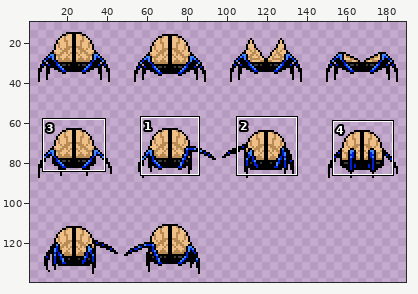
One commit to this sprite sheet: Enemies/Sprite/Creepy_spider_eye-Sheet.png. The first picture is a wide view before the edit; the outline marks the close-up.
Close-up. Old version:
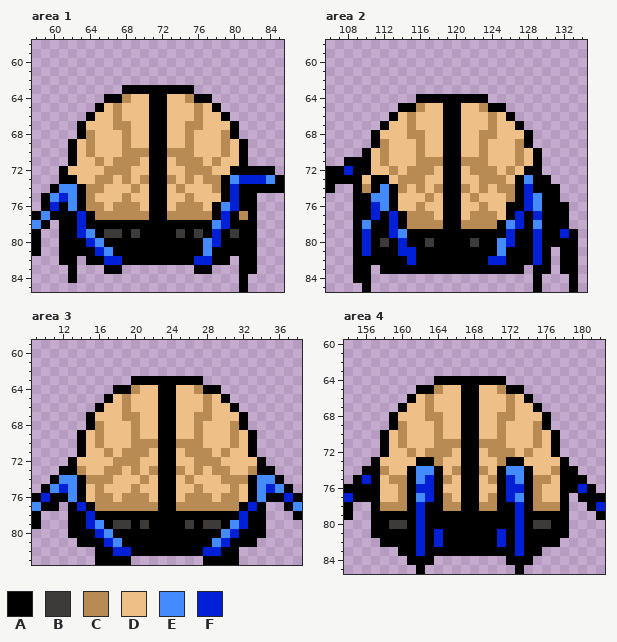
The file is 192x144 pixels. Shown: area 1: x 58..85, y 58..85; area 2: x 106..134, y 58..85; area 3: x 9..38, y 59..83; area 4: x 154..182, y 60..85. The wide view leaves out empty margins. The commit also changed other parts of the picture, which this record leaves out.
Palette (. is transparent): A #000000  B #3d3a3a  C #b88b55  D #eec087  E #438bff  F #0020d8
Pixels before, area 1, first column x 58:
63 ..........AAAAAAAA..........
64 ........AACDDAADDCAA........
65 .......ADCDDDAADDDCDA.......
66 ......ADDCDDDAADDDCDDA......
67 .....ADDDCCDDAADDCCDDDA.....
68 .....ACDDDCDDAADDCDDDCA.....
69 ....ADCDDDCDDAADDCDDDCDA....
70 ....ADCDDDCCCAACCCDDDCDA....
71 ....ADDCDCCCDAADCCCDCDDA....
72 ...ADDDDCCCDDAADDCCCDDAAAAA.
73 ...AADDCCDCDCAACDCDCCAEFFFEA
74 ..AEEACCDDDCDAADCDDDCAFAAAAA
75 .AEFEACDDDCDDAADDCDDDAFAA...
76 .AFAEACCDCCCDAADCCCDAEFAA...
77 AEAAAFACCCCCCAACCCCCAFACA...
78 EA.AAFAAAAAAAAAAAAAAEFAAA...
79 A..AAFEABBABAAAABABAFABAA...
80 A..AAAFEAAAAAAAAAAAEFAAAA...
81 A..AAAAFEAAAAAAAAAAEAAAAA...
82 ...AA.AAFFAAAAAAAAFFAA.AA...
83 ....A...AA........AA...AA...
84 ....A..................A....
85 .......................A....
Pixels before, area 2, first column x 106:
64 ..........AAAAAAAA..........
65 ........AACDDAADDCAA........
66 .......ADCDDDAADDDCDA.......
67 ......ADDCDDDAADDDCDDA......
68 .....ADDDCCDDAADDCCDDDA.....
69 .....ACDDDCDDAADDCDDDCA.....
70 ....ADCDDDCDDAADDCDDDCDA....
71 ..AAADCDDDCCCAACCCDDDCDA....
72 AAFAADDCDCCCDAADCCCDCDAA....
73 AAAADAADCCCDDAADDCCCDAEAA...
74 A..ACAEACDCDCAACDCDCCAFAAA..
75 ...AAEEADDDCDAADCDDDCAFEAA..
76 ...AAFEADDCDDAADDCDDAAFEAAA.
77 ...AAFAFACCCDAADCCCDAFAFAAA.
78 ...AEAAFACCCCAACCCCAEFAEAAA.
79 ...AFAAFEAAAAAAAAAAAFAAFAAFA
80 ...AFABAFAABAAAABAAEFAAFAAAA
81 ...AFAAAFFAAAAAAAAAEAAAFA.AA
82 ...AAAAAAFAAAAAAAAFFAAAFA.AA
83 ...AA.AAAAAAAAAAAAAAAA.AA.AA
84 ...AA..................A...A
85 ....A..................A...A
Pixels before, area 3, first column x 9:
63 ...........AAAAAAAA...........
64 .........AACDDAADDCAA.........
65 ........ADCDDDAADDDCDA........
66 .......ADDCDDDAADDDCDDA.......
67 ......ADDDCCDDAADDCCDDDA......
68 ......ACDDDCDDAADDCDDDCA......
69 .....ADCDDDCDDAADDCDDDCDA.....
70 .....ADCDDDCCCAACCCDDDCDA.....
71 .....ADDCDCCCDAADCCCDCDDA.....
72 ....ADDDDCCCDDAADDCCCDDDDA....
73 ...AACDDCCDCDCAACDCDCCDDCAA...
74 ..AEEACCCDDDCDAADCDDDCCCAEEA..
75 .AEFEADCDDDCDDAADDCDDDCDAEFEA.
76 AFAAEADCCDCCCDAADCCCDCCDAEAAFA
77 EAA.AFACCCCCCCAACCCCCCCAFA..AE
78 A...AAFAAAAAAAAAAAAAAAAFAA...A
79 A...AAFEABBABAAAABABBAEFAA....
80 ....AAAFEAAAAAAAAAAAAEFAAA....
81 .....AAAFEAAAAAAAAAAEFAAA.....
82 .......AAFFAAAAAAAAFFAA.......
83 .......AAAA........AAAA.......
Pixels before, area 4, first column x 154:
64 ..........AAAAAAAA...........
65 ........AACDDAADDCAA.........
66 .......ADCDDDAADDDCDA........
67 ......ADDCDDDAADDDCDDA.......
68 .....ADDDCCDDAADDCCDDDA......
69 .....ACDDDCDDAADDCDDDCA......
70 ....ADCDDDCDDAADDCDDDCDA.....
71 ....ADCDDDCCCAACCCDDDCDA.....
72 ....ADDCDCCCDAADCCCDCDDA.....
73 ...ADDDDAACDDAADDCAADDDDA....
74 ..AACDDAEEADCAACDAEEADDCAA...
75 .AFADCCAEFACDAADCAFEACCDAAA..
76 AAAADDCAFFADDAADDAFFACDDAAFA.
77 FAAADDCAEFACDAADCAFEACDDA.AAA
78 A..ACCCAFAACCAACCAAFACCCA..AF
79 A..AAAAAFAAAAAAAAAAFAAAAA...A
80 ...AABBAFAAAAAAAAAAFABBAA....
81 ...AAAAAFAFAAAAAAFAFAAAAA....
82 ....AAAAFAFAAAAAAFAFAAAA.....
83 ......AAFAAAAAAAAAAFAA.......
84 .......AAA........AAA........
85 ........A..........A.........
After:
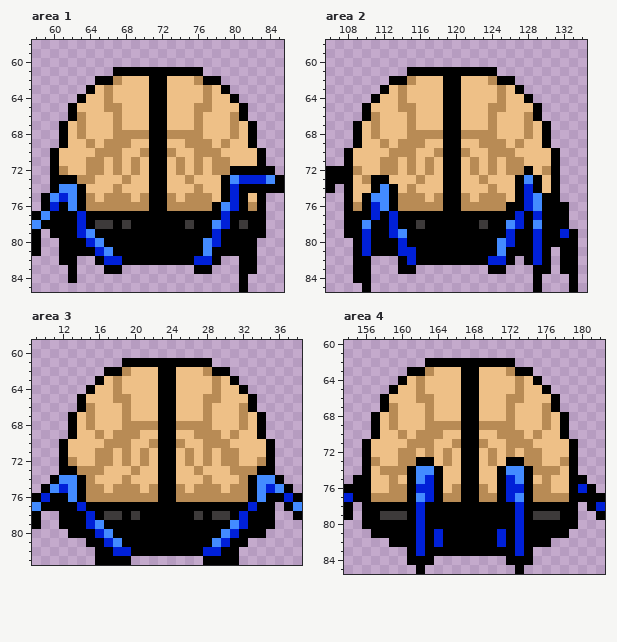
Edits made:
Changed rows in their new state; - is an unchanged pixel.
Area 1:
first column x 60:
61 -------AAAAAAAAAA-------
62 -----AACDDDAADDDCAA-----
63 ----ADCDDDD--DDDDCDA----
64 ---ADDCDD------DDCDDA---
65 --ADDDC----------CDDDA--
66 --ACD--------------DCA--
67 -ADC----D------D----CDA-
68 -ADCD--C-CC--CC-C--DCDA-
69 -AD---CC--------CC---DA-
70 ADD-DCCCDD----DDCCCD-DDA
71 ADD-C---D------D---C-DDA
72 AC--CCD-DC----CD-DCC----
73 A--CCDD---D--D---DD-----
74 ----DD-C-D----D-C-D-----
75 ------CC--C--C--CC----DA
76 ------C---C--C---C----CA
77 -----AAAAAA--AAAAA---A-A
78 A----BB-B------B-----B-A
79 A-----AA-A----A-A---A--A
82 ----.--------------.----
Area 2:
first column x 108:
61 -------AAAAAAAAAA-------
62 -----AACDDDAADDDCAA-----
63 ----ADCDDDDAADDDDCDA----
64 ---ADDCDDDD--DDDDCDDA---
65 --ADDDCCD------DCCDDDA--
66 --ACDD------------DDCA--
67 -ADCD--------------DCDA-
68 -ADC-----CC--CC-----CDA-
69 -ADD--CC--------CC--DDA-
70 ADD-DCCCD-C--C-DCCCD-DDA
71 -DD--C-CD-D--D-DC-C--DDA
72 ACD-C---D------D---C-DCA
73 -DC---DD--------DD----DA
74 ADD---DCD-D--D-DCDD---D-
75 AD----CCCDC--CDCCCD-----
76 AC----CC-CC--CC-CC------
77 A------AAAA--AAAAA------
78 A------ABAA--AABA-------
79 A-----------------------
80 ----A----A----A---------
82 ---...-------------.----
83 ----..--........--..----
Area 3:
first column x 12:
61 -------AAAAAAAAAA-------
62 -----AACDDDAADDDCAA-----
63 ----ADCDDDD--DDDDCDA----
64 ---ADDCDD------DDCDDA---
65 --ADDDC----------CDDDA--
66 --ACD--------------DCA--
67 -ADC----D------D----CDA-
68 -ADCD--C-CC--CC-C--DCDA-
69 -AD---CC--------CC---DA-
70 ADD-DCCCDD----DDCCCD-DDA
71 ADD-C---D------D---C-DDA
72 AC--CCD-DC----CD-DCC--CA
73 ---CCDD---D--D---DDCC---
74 ----DD-C-D----D-C-DD----
75 ---C--CC--C--C--CC--C---
76 ---C--C---C--C---C--C---
77 A---AAAAAAA--AAAAAAA---A
78 A----BB-B------B-BB----A
79 A-----AA-A----A-AA-----A
81 --.------------------.--
Area 4:
first column x 156:
62 -------AAAAAAAAAA-------
63 -----AACDDDAADDDCAA-----
64 ----ADCDDDD--DDDDCDA----
65 ---ADDCDD------DDCDDA---
66 --ADDDC----------CDDDA--
67 --ACD--------------DCA--
68 -ADC----D------D----CDA-
69 -ADCD--C-CC--CC-C--DCDA-
70 -AD---CC--------CC---DA-
71 ADD-DCCCDD----DDCCCD-DDA
72 ADD-C---D------D---C-DDA
73 AC--CC--DC----CD--CC--CA
74 -D-CC-----D--D-----CC-D-
75 AD--D----D----D----D--D-
76 -D-C------C--C------C-D-
77 -CCC------C--C------CCCA
78 A-AAA----AA--AA----AAA-A
79 A-BBB--------------BBB-A
80 A--AA--------------AA--A
82 --.------------------.--
83 ----.--------------.----
Pixel boxes of the changes (left, top, right, bottom) in both close-ups:
changed: (50, 67, 266, 265)
changed: (344, 67, 560, 274)
changed: (59, 358, 275, 547)
changed: (362, 358, 578, 556)
